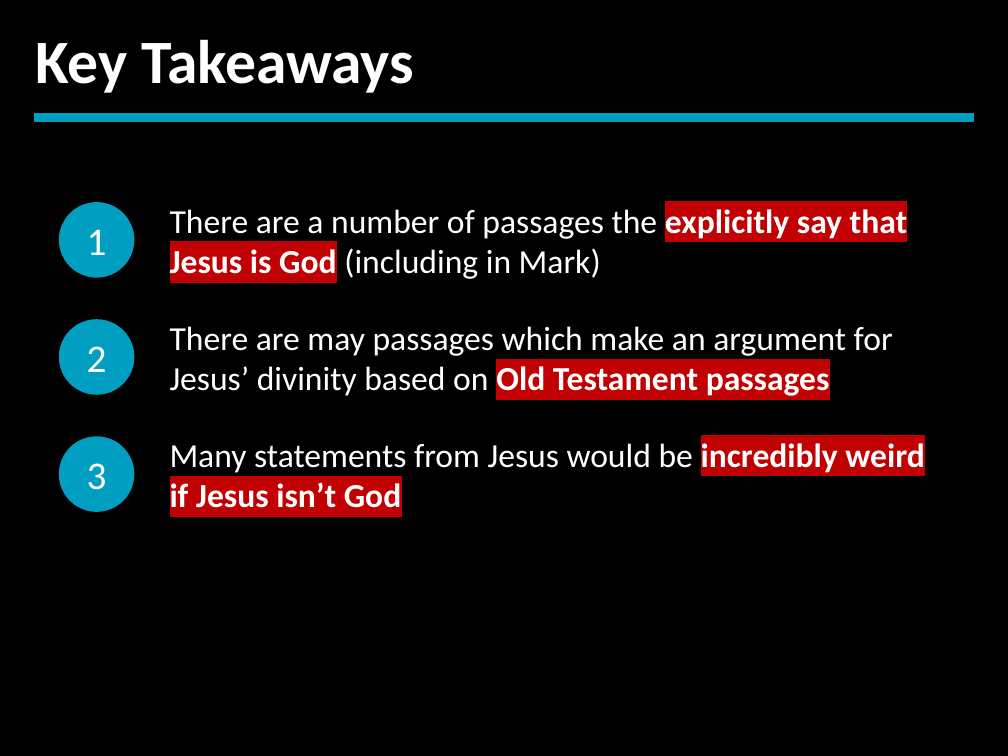
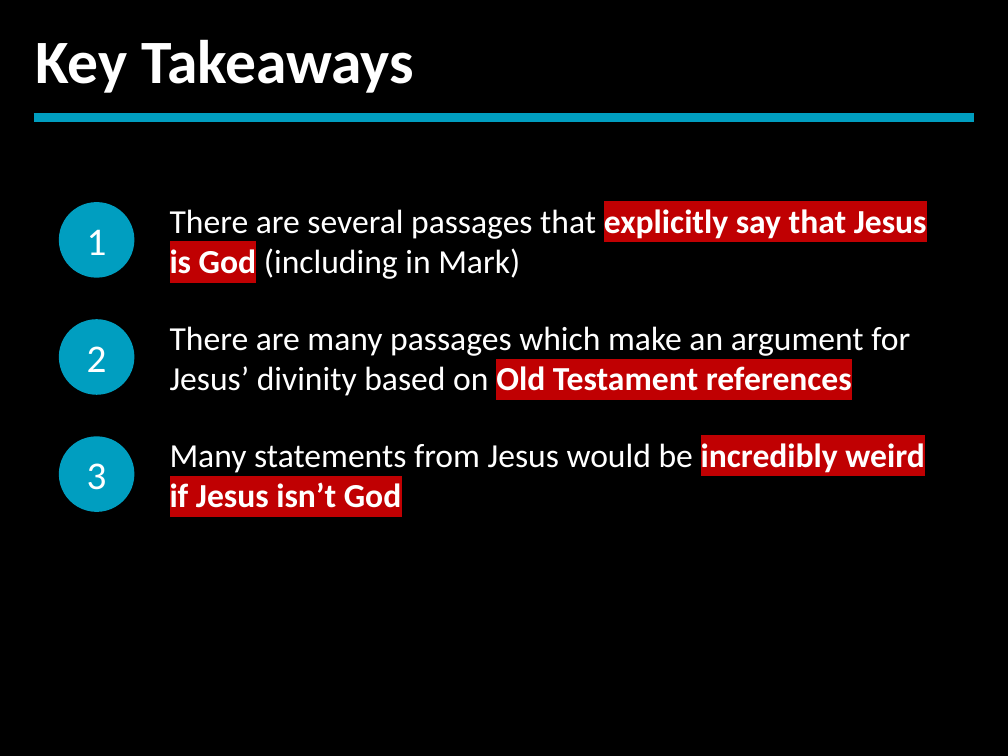
Before and after one commit to LukeMurphey/Ai1L, a slide deck: slide 18 of companion-website/public/files/20. Jesus didn't claim to be God.pptx (slide 15 before the commit). Drawn at 1008x756 pixels with LibreOffice and Linux fonts; fonts in the diff are those of the drawing. Boxes give left, top, right and bottom in pixels: in the first picture for what was removed or moved away, otherwise in the second. Text is boxed around its words. In the diff, an @@ line names an element or a change of style, - is before the commit and + after.

```diff
--- a/companion-website/public/files/20. Jesus didn't claim to be God.pptx
+++ b/companion-website/public/files/20. Jesus didn't claim to be God.pptx
@@ text at (170,209,927,279): text changed @@
-There are a number of passages the explicitly say that Jesus is God (including in Mark)
+There are several passages that explicitly say that Jesus is God (including in Mark)
@@ text at (170,326,910,396): text changed @@
-There are may passages which make an argument for Jesus’ divinity based on Old Testament passages
+There are many passages which make an argument for Jesus’ divinity based on Old Testament references
```
Also in this commit, not shown: 4 other slides changed, 3 slides added.
